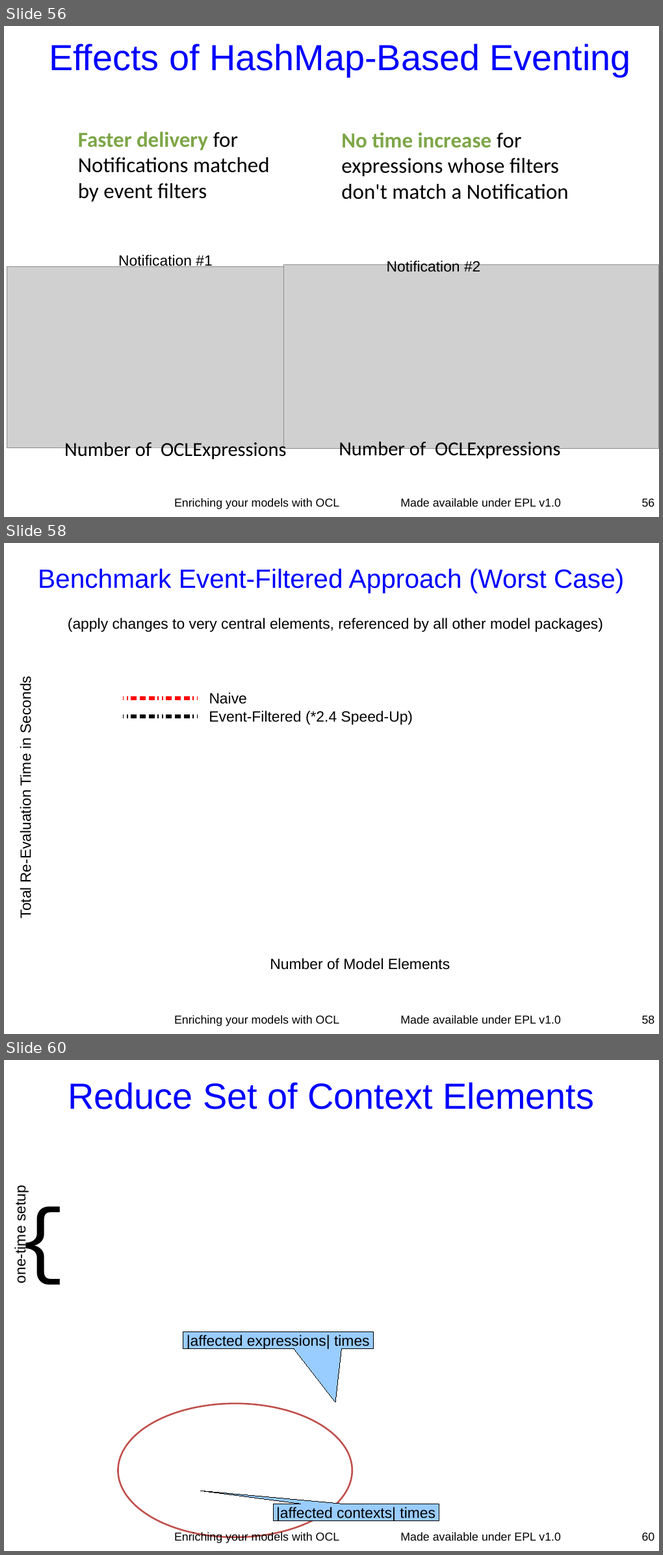
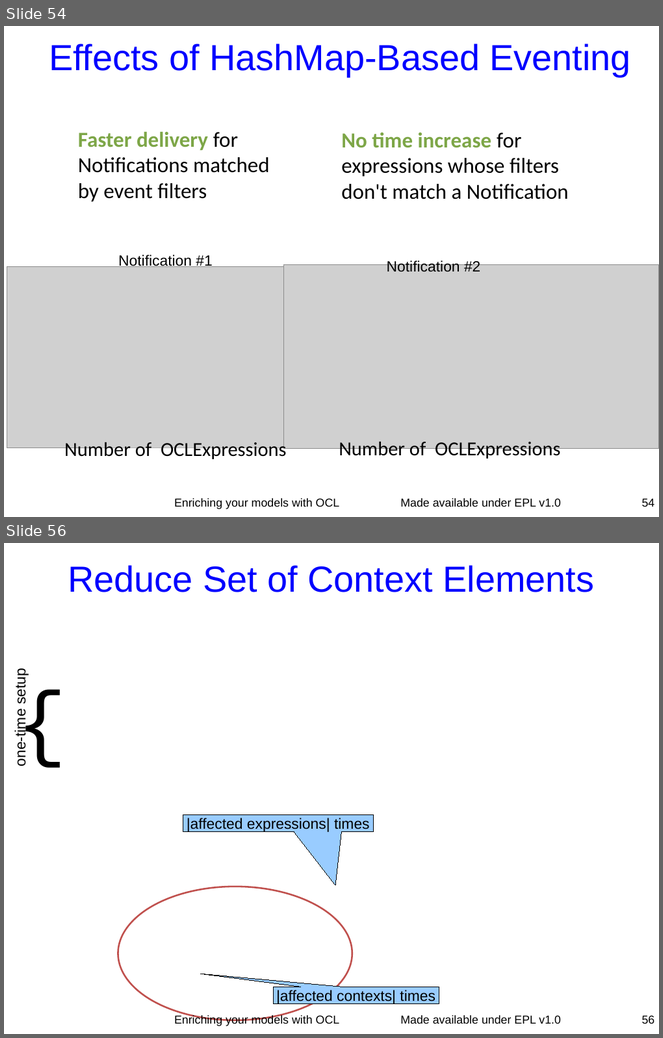
Before and after one commit to eclipse-ocl/ocl-website, a slide deck: ocl/docs/publications/ESE2010LongTalk/EnrichingWithOCL.odp. Shown one above the other, each under a label of ours: slides 56, 58 and 60 before the commit, slides 54 and 56 after it; the slides between them are not shown. The pictures are 663x1555 and 663x1038 pixels, drawn with LibreOffice and Linux fonts; fonts in the diff are those of the drawing; grey boxes stand for pictures; background and template pictures are left out. Boxes give left, top, right and bottom in pixels: in the first picture for what was removed or moved away, otherwise in the second. Text is boxed around its words. In the diff, an @@ line names an element or a change of style, - is before the commit and + after.

```diff
--- a/ocl/docs/publications/ESE2010LongTalk/EnrichingWithOCL.odp
+++ b/ocl/docs/publications/ESE2010LongTalk/EnrichingWithOCL.odp
@@ slide 58 removed at (4, 543, 659, 1034), background picture (left out); not listed: 1 template element that a slide beside it also shows @@
@@ title removed at (38, 568, 624, 593) @@
-Benchmark Event-Filtered Approach (Worst Case)
@@ text removed at (68, 618, 603, 632) @@
-(apply changes to very central elements, referenced by all other model packages)
@@ text removed at (18, 681, 35, 918) @@
-Total Re-Evaluation Time in Seconds
@@ line removed from (123, 698) to (197, 698) @@
@@ text removed at (209, 693, 247, 704) @@
-Naive
@@ line removed from (123, 717) to (197, 717) @@
@@ text removed at (209, 711, 413, 725) @@
-Event-Filtered (*2.4 Speed-Up)
@@ text removed at (270, 958, 450, 970) @@
-Number of Model Elements
@@ text removed at (174, 1016, 340, 1027) @@
-Enriching your models with OCL
@@ page number removed at (642, 1016, 655, 1024) @@
-58
@@ what was slide 56 is now slide 54 @@
@@ page number at (642, 499, 655, 507): text changed @@
-56
+54
@@ what was slide 60 is now slide 56 @@
@@ page number at (642, 1016, 655, 1024): text changed @@
-60
+56
```
Also in this commit, not shown: 9 slides changed, 3 other slides removed.
